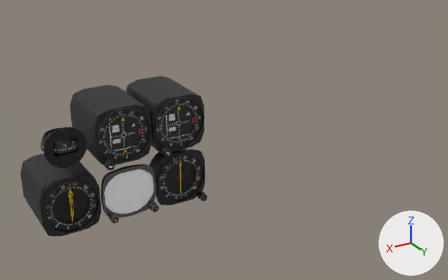
An edit to the Blender file models/steam-gauge-instruments-nav_0.1.blend, drawn before and after from the same camera.
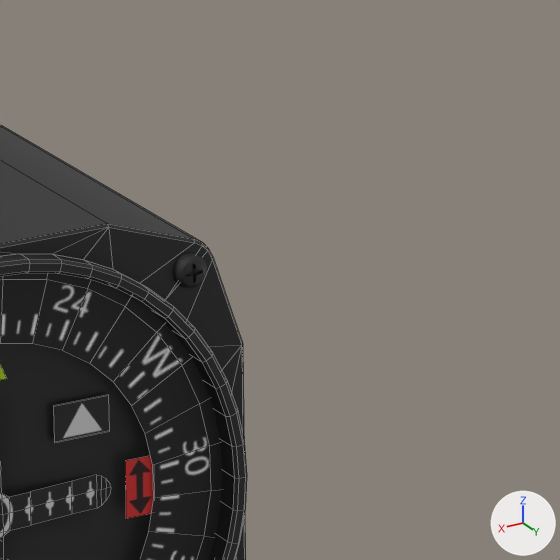
The first picture shows the older version from a 50 mm lens placed at (0.581, 0.363, 0.583), pointed at (0.11, -0.423, 0.19). The close-ups show both versions on the part from 40% to 53% of the width and 26% to 46% of the height of that picture; other places that the commit changed are outside them. Arrows for +X, +Y and +Z are at lower right; the lights stay in place. The close-ups show mesh edges as thin lines.

Before the edit, the objects in view are built like this:
```python
ob_instrument_cdi_compass_2 = bpy.data.objects.new('INSTRUMENT_CDI_Compass_2', me_circle_005)
ob_instrument_cdi_compass_2.parent = ob_instrument_cdi_root_2
ob_instrument_cdi_compass_2.location = (0.211, -0.39, 0.252)
ob_instrument_cdi_compass_2.rotation_euler = (0.0, 0.0175, 0.0)  # degrees (0, 1, 0)
ob_instrument_cdi_flag_glide_2 = bpy.data.objects.new('INSTRUMENT_CDI_Flag_Glide_2', me_plane_008)
ob_instrument_cdi_flag_glide_2.parent = ob_instrument_cdi_root_2
ob_instrument_cdi_flag_glide_2.location = (0.174, -0.384, 0.252)
ob_instrument_cdi_flag_glide_2.rotation_euler = (0.0, -0.00997, 0.0)  # degrees (0, -0.6, 0)
ob_screw_005 = bpy.data.objects.new('Screw.005', me_circle_006)
ob_screw_005.parent = ob_instrument_cdi_case_2
ob_screw_005.location = (0.261, -0.383, 0.284)
ob_screw_005.rotation_euler = (-1.571, 0.0, 0.0)  # degrees (-90, 0, 0)
# also in view: 'INSTRUMENT_CDI_Case_2' at (0.209, -0.433, 0.252); 'INSTRUMENT_CDI_Card_2' at (0.208, -0.385, 0.252); 'INSTRUMENT_CDI_Bezel_2' at (0.208, -0.386, 0.252); 'INSTRUMENT_CDI_Flag_To_2' at (0.193, -0.385, 0.264)
```
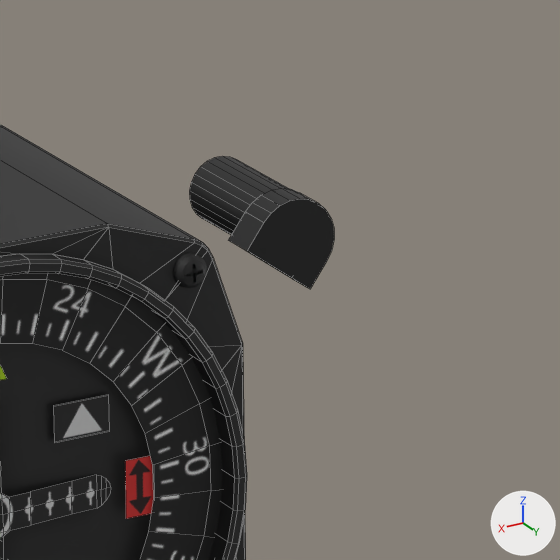
What differs and where, as boxes [x1, y1, x2, y2] in the close-ups (560 x 560 px):
'Panel_Light_ALT', added (black)
    after: [189, 156, 334, 289]

Diff of the bpy script that builds the scene:
```diff
--- a/models/steam-gauge-instruments-nav_0.1.blend.py
+++ b/models/steam-gauge-instruments-nav_0.1.blend.py
@@ mat_panel_bezels @@
+mat_panel_bezels = principled_material('Panel-Bezels')
+mat_panel_bezels.base_color = (0.00903, 0.00903, 0.00903)  # black #181818
+mat_panel_bezels.roughness = 0.4
@@ ob_panel_light_alt @@
+ob_panel_light_alt = bpy.data.objects.new('Panel_Light_ALT', me_circle_004.copy())  # the mesh of ob_panel_light_alt
+ob_panel_light_alt.location = (0.1787, -0.3547, 0.2937)
+ob_panel_light_alt.rotation_euler = (0.0, -0.641, 0.0)  # degrees (0, -37, 0)
```
